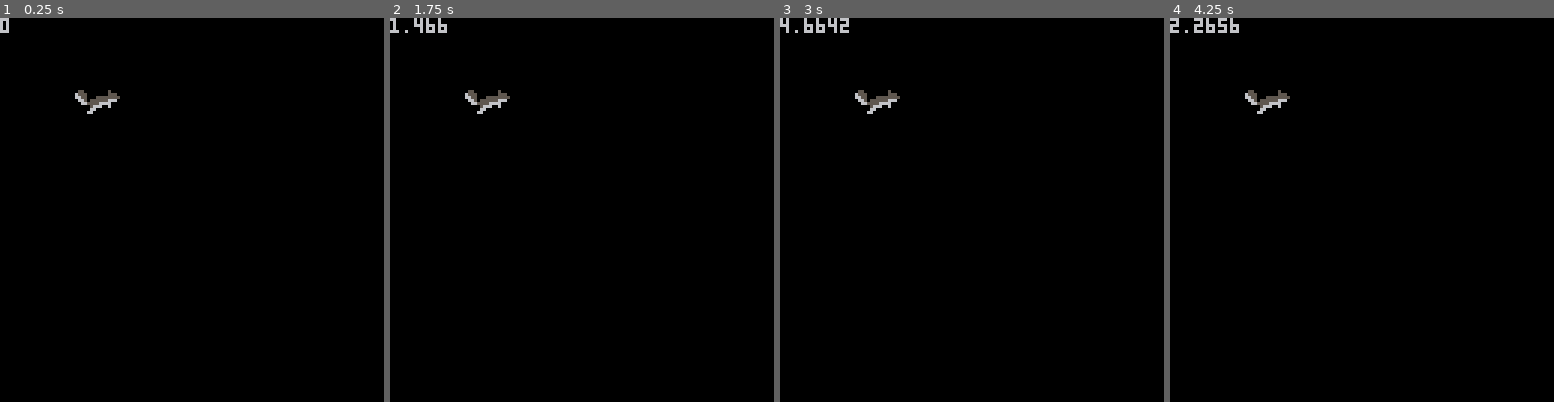
Above: before the commit, frames 1-4 (left to right).
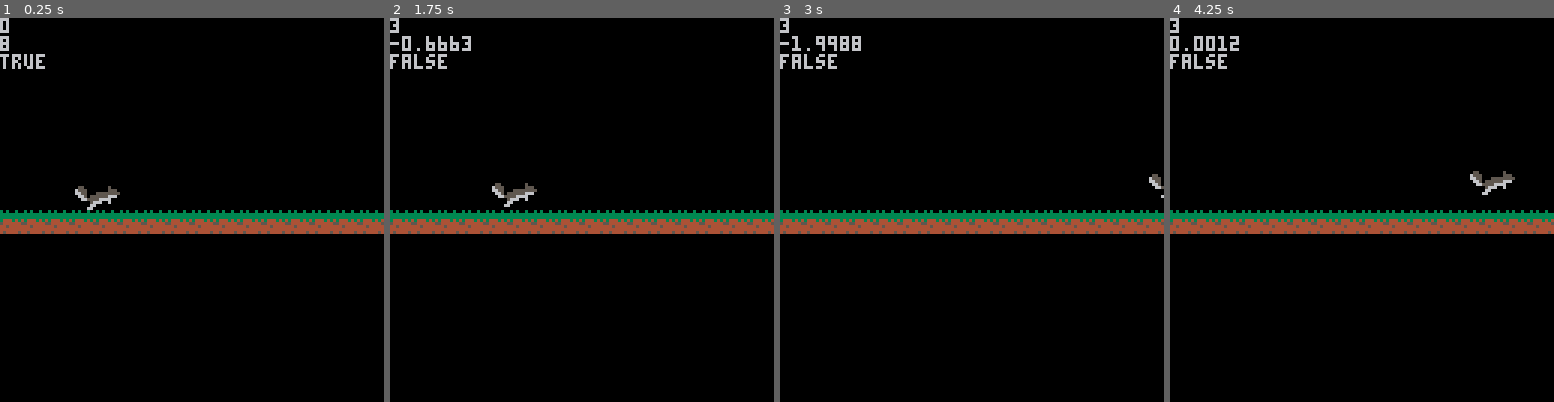
Above: after the commit, the same moments.

Repository: Introspection-Games/leaps-and-bounds
Game: PICO-8 cartridge leaps_and_bounds.p8
Same seed, same stepped clock (60 frames per second), same inputs: the game is played once before the commit and once after it.
Inputs:
- Up to frame 1 (0.25 s): no input
- Up to frame 2 (1.75 s): tap X (X key) at 0.33, 1.07 s; tap O (Z key) at 0.7, 1.7 s; hold Right from 1.6 s (still down)
- Up to frame 3 (3 s): tap X (X key) at 1.85, 2.97 s; release Right at 2.1 s; tap O (Z key) at 2.1, 2.5, 2.9 s; hold Right from 2.47 s (still down)
- Up to frame 4 (4.25 s): release Right at 3.03 s; hold Left 3.08-3.58 s; tap O (Z key) at 3.3, 3.7, 4.1 s; hold Right from 4.02 s (still down); tap X (X key) at 4.08 s

The runs differ from the first frame. In frame 1, 6.7% of the frame differs, in the area x 0-100%, y 4-57%; in frame 2, 7.3%; in frame 3, 7.1%; in frame 4, 7.3%, in the area x 0-100%, y 0-57%.

Commit message:
Added jumping

Diff:
--- a/leaps_and_bounds.p8
+++ b/leaps_and_bounds.p8
@@ -8,11 +8,13 @@
 -- game off 2019
 
 -- globals
-local dt, game_objects
+local dt, game_objects, gravity, map_x, map_y, collided
 
 function _init()
     dt = null
     game_objects = {}
+    gravity = 1
+    map_x, map_y = 0, 0
     make_player('player', 20, 20)
 end
 
@@ -31,6 +33,8 @@
 
 function _draw()
     cls()
+    -- draw the map
+    map(map_x, map_y, 0, 0, 16, 16)
     -- draw all game objects
     local obj
     for obj in all(game_objects) do
@@ -44,33 +48,54 @@
     props = {
         width = 12,
         height = 12,
-        jump = 2,
+        jump_accel = 50,
         velocity_x = 0,
         velocity_y = 0,
         max_velocity_x = 3,
-        min_velocity_x = 0,
-        accel = 20,
+        min_velocity_x = -3,
+        min_velocity_y = -8,
+        max_velocity_y = 8,
+        accel = 50,
         friction = 0.4,
         move_x = 0,
         move_y = 0,
-        grounded = true,
+        grounded = false,
+        jumping = false,
+        jump_frame = 0,
+        max_jump_frames = 8,
         can_move = true,
         moving = false,
         update = function(self)
-            -- calculate velocity
+            -- calculate x velocity
             if self.can_move then
+                -- get jump input
+                if btn(4) or btn(5) then
+                    if self.jump_frame == 0 and self.grounded then
+                        self.grounded = false
+                        self.jumping = true
+                        self.jump_frame += 1
+                        self.velocity_y += ((self.jump_accel) * dt) * - 1
+                    elseif self.jump_frame <= self.max_jump_frames and self.jumping then
+                        self.jump_frame += 1
+                        self.velocity_y += ((self.jump_accel) * dt) * - 1
+                    else
+                        self.jumping = false
+                        self.jump_frame = 0
+                    end
+                else
+                    self.jumping = false
+                    self.jump_frame = 0
+                end
+
+                -- get x input
                 if btn(0) then
                     self.moving = true
-					if self.grounded then
-                        self.velocity_x += ((self.accel) * dt) * - 1
-					end
+                    self.velocity_x += ((self.accel) * dt) * - 1
                     self.facing_left = true
 				end
                 if btn(1) then
                     self.moving = true
-					if self.grounded then
-                        self.velocity_x += ((self.accel) * dt)
-					end
+                    self.velocity_x += ((self.accel) * dt)
                     self.facing_left = false
 				end
             end
@@ -87,13 +112,39 @@
                 self.velocity_x = 0
             end
 
+            -- apply gravity
+            if self.grounded then
+                self.velocity_y = 0
+            else
+                self.velocity_y += gravity
+            end
+
+            -- limit x velocity
+            self.velocity_x = mid(self.min_velocity_x, self.velocity_x, self.max_velocity_x)
+            -- limit y velocity
+            self.velocity_y = mid(self.min_velocity_y, self.velocity_y, self.max_velocity_y)
+
             -- update position
-
+            local new_x, new_y
+            new_x = self.x + self.velocity_x
+            new_y = self.y + self.velocity_y
+
+            -- check for collisions
+            local hit_head
+            self.x, self.y, self.grounded, hit_head = check_collision(new_x, new_y, self.width, self.height, 1)
+
+            -- handle head bumping
+            if hit_head then
+                self.velocity_y = 0
+                self.jumping = false
+            end
 
         end,
         draw = function(self)
             sspr(0, 0, 24, 16, self.x, self.y)
             print(self.velocity_x)
+            print(self.velocity_y)
+            print(self.grounded)
         end
     }
     make_game_object(name, x, y, props)
@@ -122,16 +173,127 @@
     add(game_objects, obj)
 end
 
-…(13 lines of a section not shown)…
+-- function that checks wall collision
+-- TODO work through this to make it work with variable sizes
+function check_collision(x, y, w, h, flag)
+    local up = {x + (w / 2), y}
+    local down = {x + (w / 2), y + h}
+    local left = {x, y + (h / 2)}
+    local right = {x + h, y + (h / 2)}
+    local up_map_tile = mget(flr(up[1]/8) + map_x, flr(up[2]/8) + map_y)
+    local down_map_tile = mget(flr(down[1]/8) + map_x, flr(down[2]/8) + map_y)
+    local left_map_tile = mget(flr(left[1]/8) + map_x, flr(left[2]/8) + map_y)
+    local right_map_tile = mget(flr(right[1]/8) + map_x, flr(right[2]/8) + map_y)
+    if fget(up_map_tile, flag) then
+        local tx, ty = map_tile_to_coords(flr(up[1]/8), flr(up[2]/8))
+        y = ty + h
+    end
+    if fget(down_map_tile, flag) then
+        collided = true
+        local tx, ty = map_tile_to_coords(flr(down[1]/8), flr(down[2]/8))
+        y = ty - h
+    end
+    if fget(left_map_tile, flag) then
+        local tx, ty = map_tile_to_coords(flr(left[1]/8), flr(left[2]/8))
+        x = tx + w
+    end
+    if fget(right_map_tile, flag) then
+        local tx, ty = map_tile_to_coords(flr(right[1]/8), flr(right[2]/8))
+        x = tx - w
+    end
+    return x, y, fget(down_map_tile, flag), fget(up_map_tile, flag)
+end
+
+function map_tile_to_coords(gx, gy)
+    return (gx * 8), (gy * 8)
+end
+…(74 lines of a section not shown)…
+__gff__
+0000000000000000000000000000000000000000000000000000000000000000000000000000000000000000000000000000000000000000000000000000000000000000000000000000000000000000000000000000000000000000000000000000000000000000000000000000000000000000000000000000000000000000
+0200000000000000000000000000000000000000000000000000000000000000000000000000000000000000000000000000000000000000000000000000000000000000000000000000000000000000000000000000000000000000000000000000000000000000000000000000000000000000000000000000000000000000
+__map__
+0000000000000000000000000000000000000000000000000000000000000000000000000000000000000000000000000000000000000000000000000000000000000000000000000000000000000000000000000000000000000000000000000000000000000000000000000000000000000000000000000000000000000000
+0000000000000000000000000000000000000000000000000000000000000000000000000000000000000000000000000000000000000000000000000000000000000000000000000000000000000000000000000000000000000000000000000000000000000000000000000000000000000000000000000000000000000000
+0000000000000000000000000000000000000000000000000000000000000000000000000000000000000000000000000000000000000000000000000000000000000000000000000000000000000000000000000000000000000000000000000000000000000000000000000000000000000000000000000000000000000000
+0000000000000000000000000000000000000000000000000000000000000000000000000000000000000000000000000000000000000000000000000000000000000000000000000000000000000000000000000000000000000000000000000000000000000000000000000000000000000000000000000000000000000000
+0000000000000000000000000000000000000000000000000000000000000000000000000000000000000000000000000000000000000000000000000000000000000000000000000000000000000000000000000000000000000000000000000000000000000000000000000000000000000000000000000000000000000000
+0000000000000000000000000000000000000000000000000000000000000000000000000000000000000000000000000000000000000000000000000000000000000000000000000000000000000000000000000000000000000000000000000000000000000000000000000000000000000000000000000000000000000000
+0000000000000000000000000000000000000000000000000000000000000000000000000000000000000000000000000000000000000000000000000000000000000000000000000000000000000000000000000000000000000000000000000000000000000000000000000000000000000000000000000000000000000000
+0000000000000000000000000000000000000000000000000000000000000000000000000000000000000000000000000000000000000000000000000000000000000000000000000000000000000000000000000000000000000000000000000000000000000000000000000000000000000000000000000000000000000000
+8080808080808080808080808080808080808080808080800000000000000000000000000000000000000000000000000000000000000000000000000000000000000000000000000000000000000000000000000000000000000000000000000000000000000000000000000000000000000000000000000000000000000000
+0000000000000000000000000000000000000000000000008080808080808080808080800080808080000000000000000000000000000000000000000000000080808000000000000000000000000000000000000000000000000000000000000000000000000000000000000000000000000000000000000000000000000000
+0000000000000000000000000000000000000000000000000000000000000000000000808080000080808080808000000000000000000000000000808080808000000000000000000000000000000000000000000000000000000000000000000000000000000000000000000000000000000000000000000000000000000000
+0000000000000000000000000000000000000000000000000000000000000000000000000000000000000000000080808080808080808080808080800000000000000000000000000000000000000000000000000000000000000000000000000000000000000000000000000000000000000000000000000000000000000000
Not shown, changed: 60 lines of the sprite sheet (__gfx__) section of leaps_and_bounds.p8
